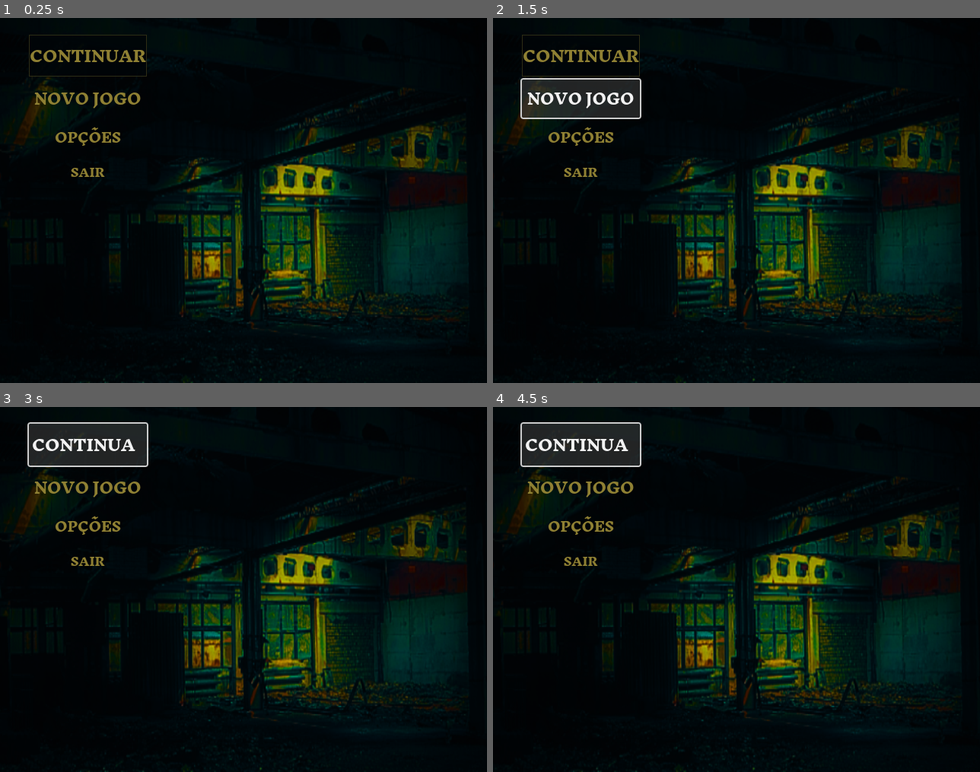
Above: before the commit, frames 1-4 (two rows, left to right).
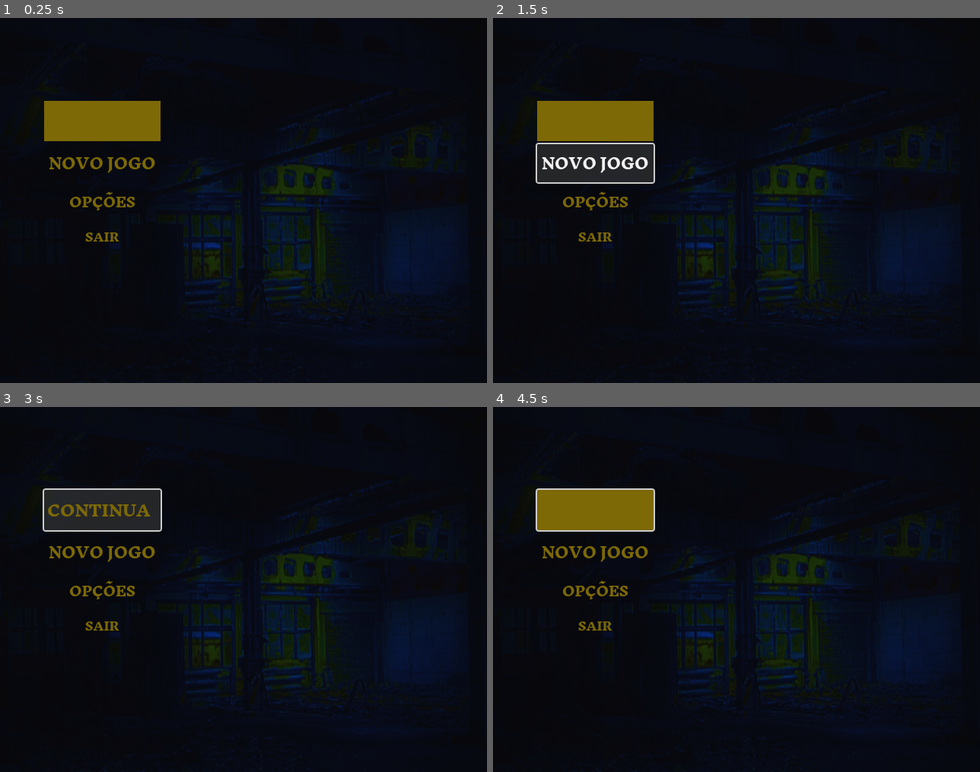
Above: after the commit, the same moments.

Repository: y-leandro/Trabalho-A3-gamedev
Game: Godot game, scene res://main_menu/title_screen.tscn
Same seed, same stepped clock (60 frames per second), same inputs: the game is played once before the commit and once after it. This scene is started directly instead of the project's main scene.
Inputs:
- Up to frame 1 (0.25 s): no input
- Up to frame 2 (1.5 s): click "OPÇÕES" at 0.5 s; click "NOVO JOGO" at 1.25 s
- Up to frame 3 (3 s): click "NOVO JOGO" at 2 s; click "CONTINUAR" at 2.75 s
- Up to frame 4 (4.5 s): tap Enter (ui_accept) at 3.5, 3.77, 4.25 s; hold D (right) 3.53-4.28 s; tap E (e) at 3.6, 4.35 s; hold S (down) from 4.28 s (still down)

The runs differ from the first frame. In frame 1, 13% of the frame differs, in the area x 3-96%, y 4-100%; in frame 2, 16%; in frame 3, 16%; in frame 4, 16%.

Commit message:
fix menus

Diff:
--- a/main_menu/main_menu.gd
+++ b/main_menu/main_menu.gd
@@ -2,20 +2,22 @@
 
 # Called when the node enters the scene tree for the first time.
 func _ready() -> void:
-	$menu1/MarginContainer/HBoxContainer/VBoxContainer/ContinueButton.connect("button_down", continuar_game)
-	$menu1/MarginContainer/HBoxContainer/VBoxContainer/NewgameButton.connect("button_down", new_jogo)
-	$menu1/MarginContainer/HBoxContainer/VBoxContainer/OptionsButton.connect("button_down", opcoes)
-	$menu1/MarginContainer/HBoxContainer/VBoxContainer/QuitButton.connect("button_down", quit)
+
+	print("u")
+	#$menu1/MarginContainer/HBoxContainer/VBoxContainer/ContinueButton.connect("button_down", continuar_game)
+	#$menu1/MarginContainer/HBoxContainer/VBoxContainer/NewgameButton.connect("button_down", new_jogo)
+	#$menu1/MarginContainer/HBoxContainer/VBoxContainer/OptionsButton.connect("button_down", opcoes)
+	#$menu1/MarginContainer/HBoxContainer/VBoxContainer/QuitButton.connect("button_down", quit)
 # Called every frame. 'delta' is the elapsed time since the previous frame.
 func _process(delta: float) -> void:
 	pass
 
 func continuar_game():
 	print("comococo")
+	#add save para dai funincar
 
 func new_jogo():
 	get_tree().change_scene_to_file("")
-
 	# add cena real
 
 func opcoes ():
--- a/main_menu/title_screen.tscn
+++ b/main_menu/title_screen.tscn
@@ -1,9 +1,9 @@
-[gd_scene load_steps=16 format=3 uid="uid://cbn81583pptaj"]
-
-[ext_resource type="Texture2D" uid="uid://bm2eb1m2xrnd1" path="res://background.png" id="1_87csc"]
+[gd_scene load_steps=23 format=3 uid="uid://cbn81583pptaj"]
+
+[ext_resource type="Texture2D" uid="uid://bm2eb1m2xrnd1" path="res://main_menu/design/font4/background.png" id="1_87csc"]
 [ext_resource type="Script" path="res://main_menu/main_menu.gd" id="1_iqvgf"]
-[ext_resource type="FontFile" uid="uid://dtcmcn6718dsi" path="res://InknutAntiqua-Regular.ttf" id="2_m0qll"]
-[ext_resource type="FontFile" uid="uid://bvy1ofx8ym67b" path="res://font4/InknutAntiqua-ExtraBold.ttf" id="2_tao3s"]
+[ext_resource type="FontFile" uid="uid://dtcmcn6718dsi" path="res://main_menu/design/InknutAntiqua-Regular.ttf" id="2_m0qll"]
+[ext_resource type="FontFile" uid="uid://bvy1ofx8ym67b" path="res://main_menu/design/font4/InknutAntiqua-ExtraBold.ttf" id="5_7syly"]
 
 [sub_resource type="StyleBoxFlat" id="StyleBoxFlat_32tcc"]
 bg_color = Color(1, 0.747851, 0.607026, 0)
@@ -15,20 +15,21 @@
 default_font = ExtResource("2_m0qll")
 Button/colors/font_color = Color(0.560784, 0.501961, 0.2, 1)
 Button/font_sizes/font_size = 20
-Button/fonts/font = ExtResource("2_tao3s")
+Button/fonts/font = ExtResource("5_7syly")
 Button/styles/hover = null
 Button/styles/normal = SubResource("StyleBoxFlat_32tcc")
 Button/styles/pressed = SubResource("StyleBoxFlat_hnxa2")
 
 [sub_resource type="StyleBoxFlat" id="StyleBoxFlat_5fbra"]
+bg_color = Color(0.49, 0.412417, 0.0245, 1)
 
 [sub_resource type="StyleBoxFlat" id="StyleBoxFlat_4ajx1"]
-bg_color = Color(0, 0.0185, 0.03, 0.827451)
+bg_color = Color(0.49, 0.412417, 0.0245, 0)
 border_width_left = 1
 border_width_top = 1
 border_width_right = 1
 border_width_bottom = 1
-border_color = Color(0.392157, 0.356863, 0.145098, 1)
+border_color = Color(0.39, 0.353145, 0.1443, 0)
 border_blend = true
 
 [sub_resource type="StyleBoxFlat" id="StyleBoxFlat_pvyl4"]
@@ -38,9 +39,12 @@
 default_font = ExtResource("2_m0qll")
 Button/colors/font_color = Color(0.560784, 0.501961, 0.2, 1)
 Button/font_sizes/font_size = 19
-Button/fonts/font = ExtResource("2_tao3s")
+Button/fonts/font = ExtResource("5_7syly")
 Button/styles/normal = SubResource("StyleBoxFlat_pvyl4")
 
+[sub_resource type="StyleBoxFlat" id="StyleBoxFlat_rqgdj"]
+bg_color = Color(0.6, 0.6, 0.6, 0)
+
 [sub_resource type="StyleBoxFlat" id="StyleBoxFlat_onc2o"]
 bg_color = Color(0.6, 0.6, 0.6, 0)
 
@@ -48,7 +52,7 @@
 default_font = ExtResource("2_m0qll")
 Button/colors/font_color = Color(0.560784, 0.501961, 0.2, 1)
 Button/font_sizes/font_size = 17
-Button/fonts/font = ExtResource("2_tao3s")
+Button/fonts/font = ExtResource("5_7syly")
 Button/styles/normal = SubResource("StyleBoxFlat_onc2o")
 
 [sub_resource type="StyleBoxFlat" id="StyleBoxFlat_rbtmn"]
@@ -58,8 +62,41 @@
 default_font = ExtResource("2_m0qll")
 Button/colors/font_color = Color(0.560784, 0.501961, 0.2, 1)
 Button/font_sizes/font_size = 15
-Button/fonts/font = ExtResource("2_tao3s")
+Button/fonts/font = ExtResource("5_7syly")
 Button/styles/normal = SubResource("StyleBoxFlat_rbtmn")
+
+[sub_resource type="LabelSettings" id="LabelSettings_ru8hi"]
+line_spacing = 5.0
+font = ExtResource("5_7syly")
+font_size = 20
+font_color = Color(0.49, 0.412417, 0.0245, 1)
+
+[sub_resource type="StyleBoxFlat" id="StyleBoxFlat_xkr1p"]
+bg_color = Color(0.49, 0.412417, 0.0245, 1)
+border_width_left = 15
+border_width_top = 15
+border_width_right = 15
+border_width_bottom = 15
+border_color = Color(0.49, 0.412417, 0.0245, 1)
+border_blend = true
+
+[sub_resource type="StyleBoxFlat" id="StyleBoxFlat_2iqny"]
+
+[sub_resource type="StyleBoxFlat" id="StyleBoxFlat_0s1d2"]
+bg_color = Color(0.49, 0.412417, 0.0245, 1)
+
+[sub_resource type="StyleBoxFlat" id="StyleBoxFlat_kd0vj"]
+bg_color = Color(0.49, 0.412417, 0.0245, 1)
+
+[sub_resource type="Theme" id="Theme_adyri"]
+default_font_size = 14
+CheckButton/fonts/font = ExtResource("5_7syly")
+CheckButton/styles/disabled = SubResource("StyleBoxFlat_xkr1p")
+CheckButton/styles/hover = SubResource("StyleBoxFlat_2iqny")
+CheckButton/styles/hover_pressed = SubResource("StyleBoxFlat_0s1d2")
+CheckButton/styles/normal = null
+CheckButton/styles/normal_mirrored = SubResource("StyleBoxFlat_kd0vj")
+CheckButton/styles/pressed = null
 
 [node name="main_menu" type="Control"]
 layout_mode = 3
@@ -71,11 +108,18 @@
 script = ExtResource("1_iqvgf")
 
 [node name="menu1" type="Control" parent="."]
-anchors_preset = 0
-offset_right = 40.0
-offset_bottom = 40.0
+layout_mode = 1
+anchor_left = 2.389
+anchor_top = 0.5
+anchor_right = 2.389
+anchor_bottom = 0.5
+offset_left = -1528.96
+offset_top = -240.0
+offset_right = -891.96
+offset_bottom = -28.0
 
 [node name="background" type="TextureRect" parent="menu1"]
+modulate = Color(0.123, 0.287, 1.13, 0.9)
 layout_mode = 2
 offset_right = 640.0
 offset_bottom = 480.0
@@ -91,13 +135,16 @@
 offset_right = 638.0
 offset_bottom = 203.0
 grow_vertical = 2
+theme_override_constants/margin_left = 20
 theme_override_constants/margin_top = 20
+theme_override_constants/margin_right = 20
 theme_override_constants/margin_bottom = 20
 
 [node name="HBoxContainer" type="HBoxContainer" parent="menu1/MarginContainer"]
 layout_mode = 2
 size_flags_horizontal = 0
 size_flags_vertical = 4
+theme_override_constants/separation = 20
 
 [node name="VBoxContainer" type="VBoxContainer" parent="menu1/MarginContainer/HBoxContainer"]
 layout_mode = 2
@@ -109,30 +156,90 @@
 layout_mode = 2
 size_flags_vertical = 4
 theme = SubResource("Theme_6uaqo")
+theme_override_colors/font_disabled_color = Color(0.49, 0.412417, 0.0245, 1)
+theme_override_colors/font_hover_pressed_color = Color(0.49, 0.412417, 0.0245, 1)
+theme_override_colors/font_hover_color = Color(0.49, 0.412417, 0.0245, 1)
+theme_override_colors/font_pressed_color = Color(0.49, 0.412417, 0.0245, 1)
+theme_override_colors/font_focus_color = Color(0.49, 0.412417, 0.0245, 1)
+theme_override_colors/font_color = Color(0.49, 0.412417, 0.0245, 1)
+theme_override_colors/font_outline_color = Color(0.0313726, 0.117647, 0.117647, 1)
 theme_override_styles/pressed = SubResource("StyleBoxFlat_5fbra")
 theme_override_styles/normal = SubResource("StyleBoxFlat_4ajx1")
+toggle_mode = true
+button_pressed = true
 text = "CONTINUAR"
+icon_alignment = 1
 
 [node name="NewgameButton" type="Button" parent="menu1/MarginContainer/HBoxContainer/VBoxContainer"]
 layout_mode = 2
 theme = SubResource("Theme_nh780")
+theme_override_colors/font_color = Color(0.49, 0.412417, 0.0245, 1)
+theme_override_styles/normal = SubResource("StyleBoxFlat_rqgdj")
 text = "NOVO JOGO"
 
 [node name="OptionsButton" type="Button" parent="menu1/MarginContainer/HBoxContainer/VBoxContainer"]
 layout_mode = 2
 theme = SubResource("Theme_b2gv1")
+theme_override_colors/font_color = Color(0.49, 0.412417, 0.0245, 1)
 text = "OPÇÕES
 "
 
 [node name="QuitButton" type="Button" parent="menu1/MarginContainer/HBoxContainer/VBoxContainer"]
 layout_mode = 2
 theme = SubResource("Theme_q6tfd")
+theme_override_colors/font_color = Color(0.49, 0.412417, 0.0245, 1)
 text = "SAIR"
 
 [node name="carol" type="TextureRect" parent="menu1/MarginContainer/HBoxContainer"]
 layout_mode = 2
 
-[node name="Control2" type="Control" parent="."]
+[node name="menu2" type="Control" parent="."]
 anchors_preset = 0
-offset_right = 40.0
-offset_bottom = 40.0
+offset_left = 762.0
+offset_top = -1.0
+offset_right = 1459.0
+offset_bottom = 480.0
+
+[node name="bg" type="Sprite2D" parent="menu2"]
+modulate = Color(0.06, 0.166, 1, 0.85)
+position = Vector2(369, 238)
+scale = Vector2(0.860963, 1.21811)
+texture = ExtResource("1_87csc")
+
+[node name="Label" type="Label" parent="menu2"]
+layout_mode = 1
+anchors_preset = -1
+anchor_left = 0.089
+anchor_right = 1.0
+anchor_bottom = 1.0
+offset_left = 256.967
+offset_top = 69.0
+offset_right = -276.0
+offset_bottom = -359.0
+text = "OPÇÕES"
+label_settings = SubResource("LabelSettings_ru8hi")
+
+[node name="volume" type="HSlider" parent="menu2"]
+layout_mode = 0
+offset_left = 250.0
+offset_top = 185.0
+offset_right = 511.0
+offset_bottom = 201.0
+
+[node name="musica" type="HSlider" parent="menu2"]
+layout_mode = 0
+offset_left = 249.0
+offset_top = 152.0
+offset_right = 509.0
+offset_bottom = 168.0
+
+[node name="telacheia" type="CheckButton" parent="menu2"]
+layout_mode = 0
+offset_left = 255.0
+offset_top = 215.0
+offset_right = 507.0
+offset_bottom = 260.0
+theme = SubResource("Theme_adyri")
+theme_override_colors/font_color = Color(0.49, 0.412417, 0.0245, 1)
+text = "Tela Cheia"
+alignment = 1
Renamed: Captura de tela 2025-03-26 201001.png -> main_menu/design/Captura de tela 2025-03-26 201001.png
Not shown, changed: main_menu/design/Captura de tela 2025-03-26 201001.png.import
Binary file added: main_menu/design/Captura de tela 2025-05-21 170820.png
Not shown, changed: main_menu/design/Captura de tela 2025-05-21 170820.png.import
Renamed: InknutAntiqua-Regular.ttf -> main_menu/design/InknutAntiqua-Regular.ttf
Not shown, changed: main_menu/design/InknutAntiqua-Regular.ttf.import
Renamed: font4/InknutAntiqua-Black.ttf -> main_menu/design/font4/InknutAntiqua-Black.ttf
Not shown, changed: main_menu/design/font4/InknutAntiqua-Black.ttf.import
Renamed: font4/InknutAntiqua-Bold.ttf -> main_menu/design/font4/InknutAntiqua-Bold.ttf
Not shown, changed: main_menu/design/font4/InknutAntiqua-Bold.ttf.import
Renamed: font4/InknutAntiqua-ExtraBold.ttf -> main_menu/design/font4/InknutAntiqua-ExtraBold.ttf
Not shown, changed: main_menu/design/font4/InknutAntiqua-ExtraBold.ttf.import
(and 12 more such lines)
